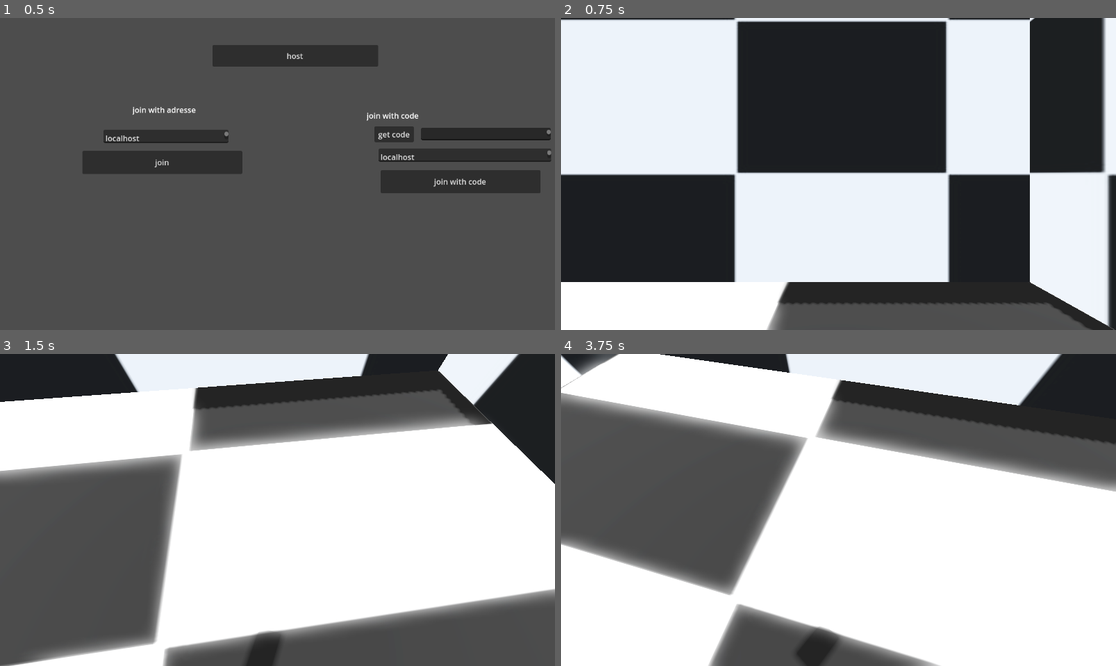
Above: before the commit, frames 1-4 (two rows, left to right).
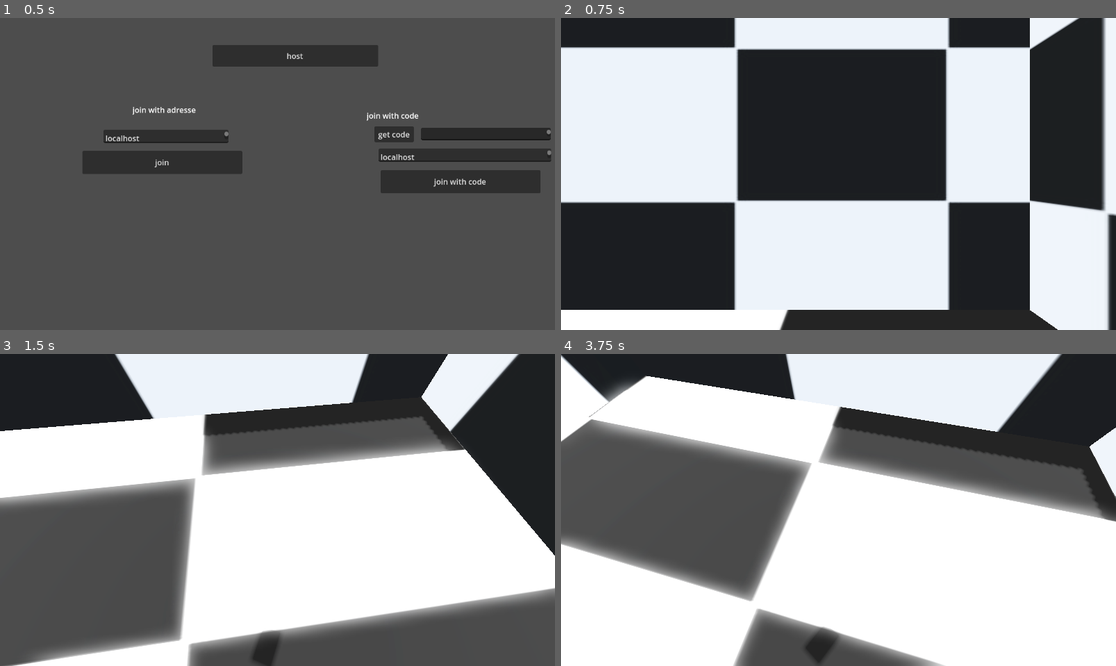
Above: after the commit, the same moments.

Repository: Titruc/IDWN
Game: Godot game, scene res://game/data/scene/game_controler.tscn
Two runs of this game, one before a commit and one after it. Both use one fixed random seed, a clock stepped at 60 frames per second and the inputs below.
Inputs (mouse positions are in pixels of both pictures, inside the frame that each line leads up to):
- Up to frame 1 (0.5 s): no input
- Up to frame 2 (0.75 s): click "host" at 0.5 s
- Up to frame 3 (1.5 s): tap Enter at 1.25 s; move the mouse to (305, 510) at 1.27 s; hold W (up) from 1.28 s (still down); hold Shift (sprint) from 1.28 s (still down)
- Up to frame 4 (3.75 s): keep holding W (up); tap Space (jump) at 1.52, 2, 2.27, 3.5 s; move the mouse to (810, 510) at 2.02 s; release Shift (sprint) at 2.03 s; tap Shift (sprint) at 2.1, 3.6 s; tap Enter at 2.75 s; move the mouse to (849, 503) at 2.77 s; hold Shift (sprint) 2.78-3.53 s; move the mouse to (832, 516) at 3.52 s

Frame 1 is identical in both runs. In frame 2, 28% of the frame differs, in the area x 0-100%, y 0-100%; in frame 3, 24%; in frame 4, 25%.

Commit message:
multiplayer as far as i got

Diff:
--- a/game/data/scene/player.tscn
+++ b/game/data/scene/player.tscn
@@ -45,6 +45,7 @@
 shape = SubResource("ConvexPolygonShape3D_0wadm")
 
 [node name="head" type="Node3D" parent="."]
+transform = Transform3D(1, 0, 0, 0, 1, 0, 0, 0, 1, 0, 0.57714, 0)
 
 [node name="playerCamera" type="Camera3D" parent="head"]
 transform = Transform3D(1, 0, 0, 0, 1, 0, 0, 0, 1, 0, 0.610856, 0.0914609)
--- a/game/data/script/multiplayer/multiplayerControler.gd
+++ b/game/data/script/multiplayer/multiplayerControler.gd
@@ -16,6 +16,7 @@
 	peer.create_server(9999, 6)
 	multiplayer.multiplayer_peer = peer
 	multiplayer.peer_connected.connect(_addPlayer)
+	multiplayer.peer_connected.disconnect(_removePlayer)
 	menu.hide()
 	upnp = upnp_config(9999)
 	_addPlayer()
@@ -89,8 +90,11 @@
 	upnp.delete_port_mapping(port,"UDP")
 	upnp.delete_port_mapping(port,"TCP")
 
-
-
+func _removePlayer(id):
+	print("remove")
+	var player = lobbyScene.get_node(str(id))
+	if player:
+		lobbyScene.call_deferred("remove_child", player)
 
 func _on_get_code_pressed():
 	code.text = get_secure_code()
